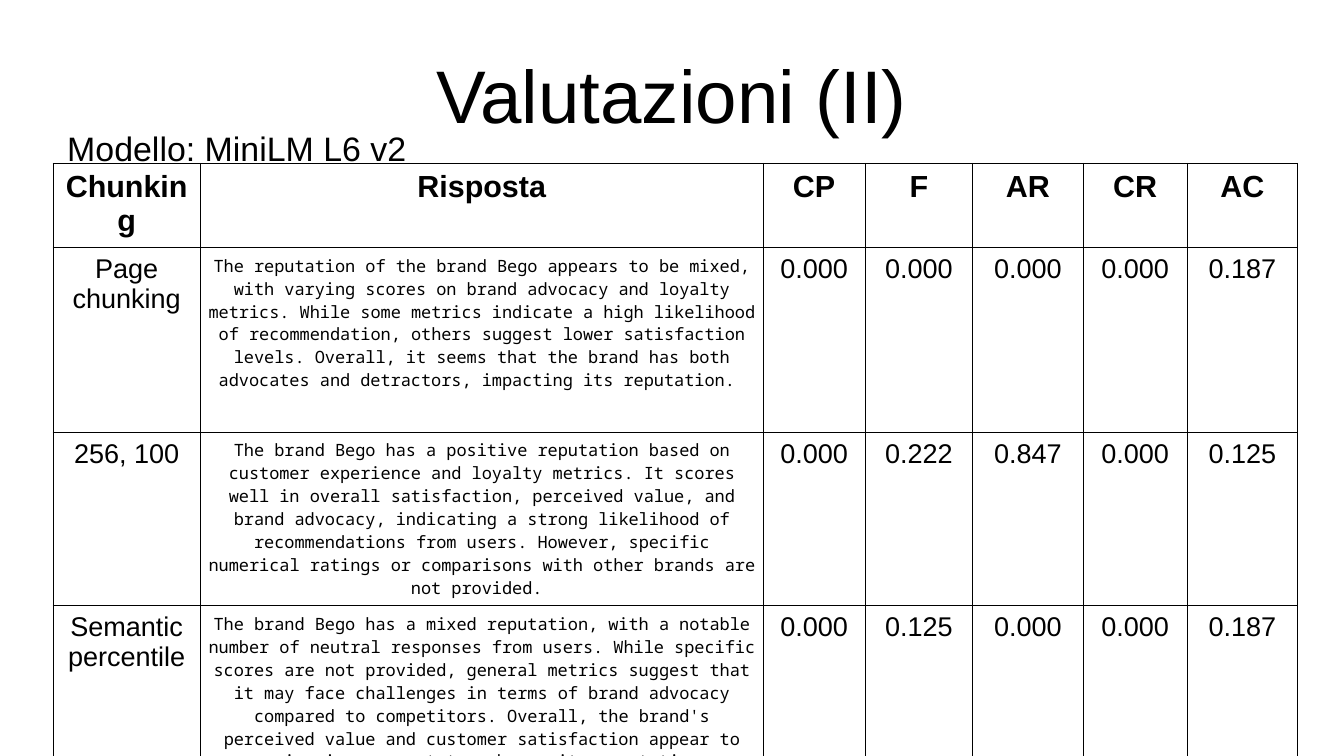
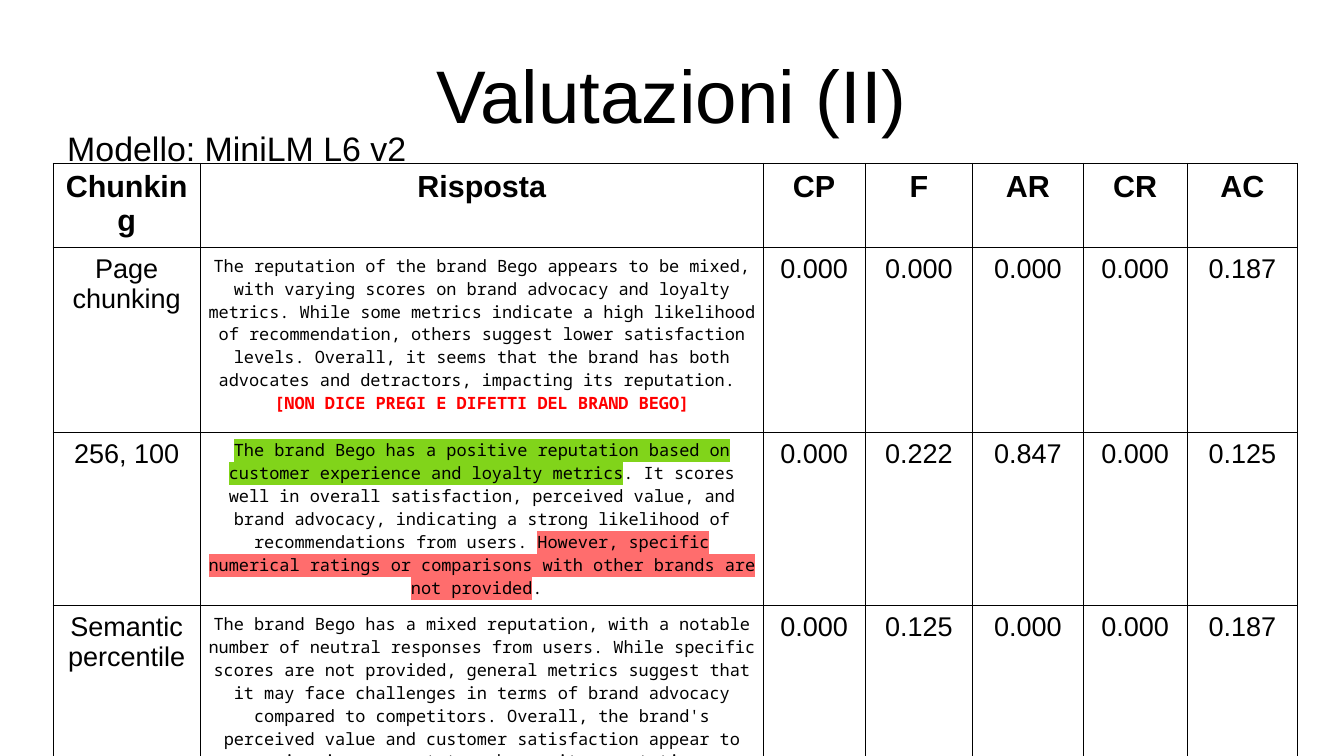
Before and after one commit to PietroNoto/Tesi, a slide deck: slide 14 of Appunti/Bozza presentazione keystone novembre.odp (slide 13 before the commit). Drawn at 1344x756 pixels with LibreOffice and Linux fonts; fonts in the diff are those of the drawing. Boxes give left, top, right and bottom in pixels: in the first picture for what was removed or moved away, otherwise in the second. Text is boxed around its words. In the diff, an @@ line names an element or a change of style, - is before the commit and + after.

```diff
--- a/Appunti/Bozza presentazione keystone novembre.odp
+++ b/Appunti/Bozza presentazione keystone novembre.odp
@@ table at [54,163,1299,754] @@
-row 2, column 2: The reputation of the brand Bego appears to be mixed, with varying scores on brand advocacy and loyalty metrics. While some metrics indicate a high likelihood of recommendation, others suggest lower satisfaction levels. Overall, it seems that the brand has both advocates and detractors, impacting its reputation.
+row 2, column 2: The reputation of the brand Bego appears to be mixed, with varying scores on brand advocacy and loyalty metrics. While some metrics indicate a high likelihood of recommendation, others suggest lower satisfaction levels. Overall, it seems that the brand has both advocates and detractors, impacting its reputation. / [NON DICE PREGI E DIFETTI DEL BRAND BEGO]
@@ highlight none to #81D41A in "The brand Bego has a positive reputation ..." @@
@@ highlight none to #FF6D6D in "However, specific numerical ratings or comparisons with ..." @@
```
Also in this commit, not shown: 7 other slides changed, 1 slide added, 7 other files.
